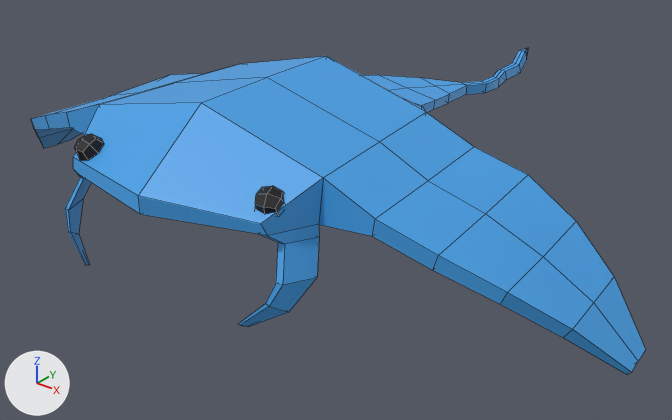
Before and after pictures for a commit that changed the FBX model MantaMadness/Assets/3DModels/Manta.fbx.
Camera for both pictures: a 50 mm lens placed at (4.99, -5.11, 3.33), pointed at (0.16, 0.94, -0.42). The lights are fixed; the arrows at lower left show +X, +Y and +Z. Both versions are drawn at frame 1 of the action 'Manta_rig|Surf'; the numbers are the values there. Mesh edges are drawn as thin lines.
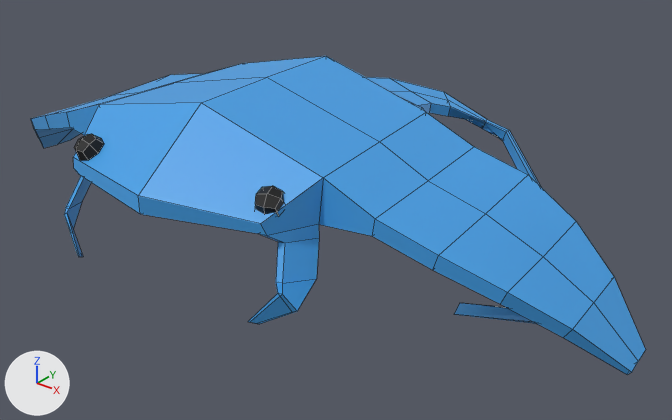
The edits, one by one:
Bone 'DEF-tail' (bone_def_tail) turns from (-12, 5, 5) to (-25, 5, 6) degrees about its own x, y and z.
Bone 'DEF-tail.001' (bone_def_tail_001) moves from (0.0, 0.0, 0.0) to (-0.01, -0.01, -0.07).
Bone 'DEF-tail.001' (bone_def_tail_001) turns from (-11, 0, 0) to (-28, 2, 3) degrees about its own x, y and z.
Bone 'DEF-tail.002' (bone_def_tail_002) moves from (0.0, 0.0, 0.0) to (-0.05, -0.01, -0.3).
Bone 'DEF-tail.002' (bone_def_tail_002) turns from (-4, 0, -3) to (-28, 2, 4) degrees about its own x, y and z.
Bone 'DEF-tail.003' (bone_def_tail_003) moves from (0.01, 0.0, 0.03) to (-0.17, 0.54, -0.74).
Bone 'DEF-tail.003' (bone_def_tail_003) turns from (8, -1, -7) to (-9, -1, 6) degrees about its own x, y and z.
Bone 'DEF-tail.004' (bone_def_tail_004) moves from (0.02, 0.0, 0.07) to (-0.37, 0.01, -0.23).
Bone 'DEF-tail.004' (bone_def_tail_004) turns from (5, -4, -7) to (-11, 5, -3) degrees about its own x, y and z.
Bone 'DEF-tail.005' (bone_def_tail_005) moves from (0.04, 0.0, 0.09) to (0.08, 0.37, -0.63).
Bone 'DEF-tail.005' (bone_def_tail_005) turns from (0, -5, -6) to (-15, 3, -6) degrees about its own x, y and z.
Bone 'DEF-tail.006' (bone_def_tail_006) moves from (0.05, 0.0, 0.11) to (0.4, 0.11, -1.23).
Bone 'DEF-tail.006' (bone_def_tail_006) turns from (-65, 11, 22) to (33, 1, -3) degrees about its own x, y and z.
Bone 'DEF-Fin.L' (bone_def_fin_l) turns from (0, 0, 0) to (-3, 0, 5) degrees about its own x, y and z.
Bone 'DEF-Fin.L.001' (bone_def_fin_l_001) moves from (0.0, 0.0, 0.0) to (-0.03, -0.01, -0.01).
Bone 'DEF-Fin.L.001' (bone_def_fin_l_001) turns from (11, 0, 0) to (-22, 7, 48) degrees about its own x, y and z.
Bone 'DEF-Fin.L.002' (bone_def_fin_l_002) moves from (0.0, 0.01, 0.01) to (-0.03, 0.01, -0.03).
Bone 'DEF-Fin.L.002' (bone_def_fin_l_002) turns from (-12, 0, 0) to (35, -17, -51) degrees about its own x, y and z.
Bone 'DEF-Fin.R' (bone_def_fin_r) turns from (0, 0, 0) to (7, 0, -5) degrees about its own x, y and z.
Bone 'DEF-Fin.R.001' (bone_def_fin_r_001) moves from (0.0, 0.0, 0.0) to (0.03, 0.01, 0.03).
Bone 'DEF-Fin.R.001' (bone_def_fin_r_001) turns from (11, 0, 0) to (27, 9, -27) degrees about its own x, y and z.
Bone 'DEF-Fin.R.002' (bone_def_fin_r_002) moves from (0.0, 0.01, 0.01) to (0.03, 0.07, -0.01).
Bone 'DEF-Fin.R.002' (bone_def_fin_r_002) turns from (-12, 0, 0) to (-32, 26, 20) degrees about its own x, y and z.

Boxes (x1, y1, x2, y2) around the edits, measured in the pictures (672 x 420 px):
'Cube', posed
    before: (31, 48, 646, 375)
    after: (31, 56, 646, 375)
bone 'DEF-tail', root to tip
    before: (381, 93) to (405, 91)
    after: (381, 93) to (409, 94)
bone 'DEF-tail.001', root to tip
    before: (405, 91) to (463, 88)
    after: (412, 97) to (482, 111)
bone 'DEF-tail.002', root to tip
    before: (463, 88) to (486, 86)
    after: (483, 125) to (509, 136)
bone 'DEF-tail.003', root to tip
    before: (484, 84) to (504, 80)
    after: (531, 196) to (555, 213)
bone 'DEF-tail.004', root to tip
    before: (500, 76) to (517, 68)
    after: (525, 255) to (548, 273)
bone 'DEF-tail.005', root to tip
    before: (511, 63) to (523, 55)
    after: (538, 306) to (554, 320)
bone 'DEF-tail.006', root to tip
    before: (515, 50) to (527, 52)
    after: (430, 300) to (449, 308)
bone 'DEF-Fin.L.001', root to tip
    before: (299, 281) to (279, 308)
    after: (299, 281) to (289, 303)
bone 'DEF-Fin.L.002', root to tip
    before: (278, 307) to (244, 325)
    after: (290, 303) to (254, 322)
bone 'DEF-Fin.R', root to tip
    before: (88, 171) to (73, 203)
    after: (88, 171) to (72, 204)
bone 'DEF-Fin.R.001', root to tip
    before: (73, 203) to (73, 232)
    after: (72, 204) to (69, 222)
bone 'DEF-Fin.R.002', root to tip
    before: (74, 232) to (85, 263)
    after: (68, 223) to (79, 255)
